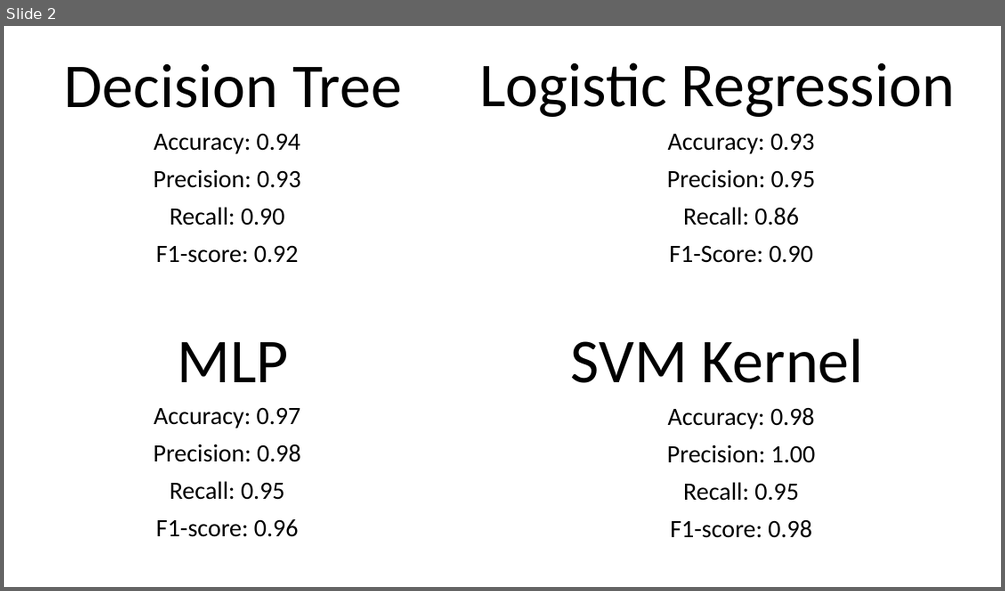
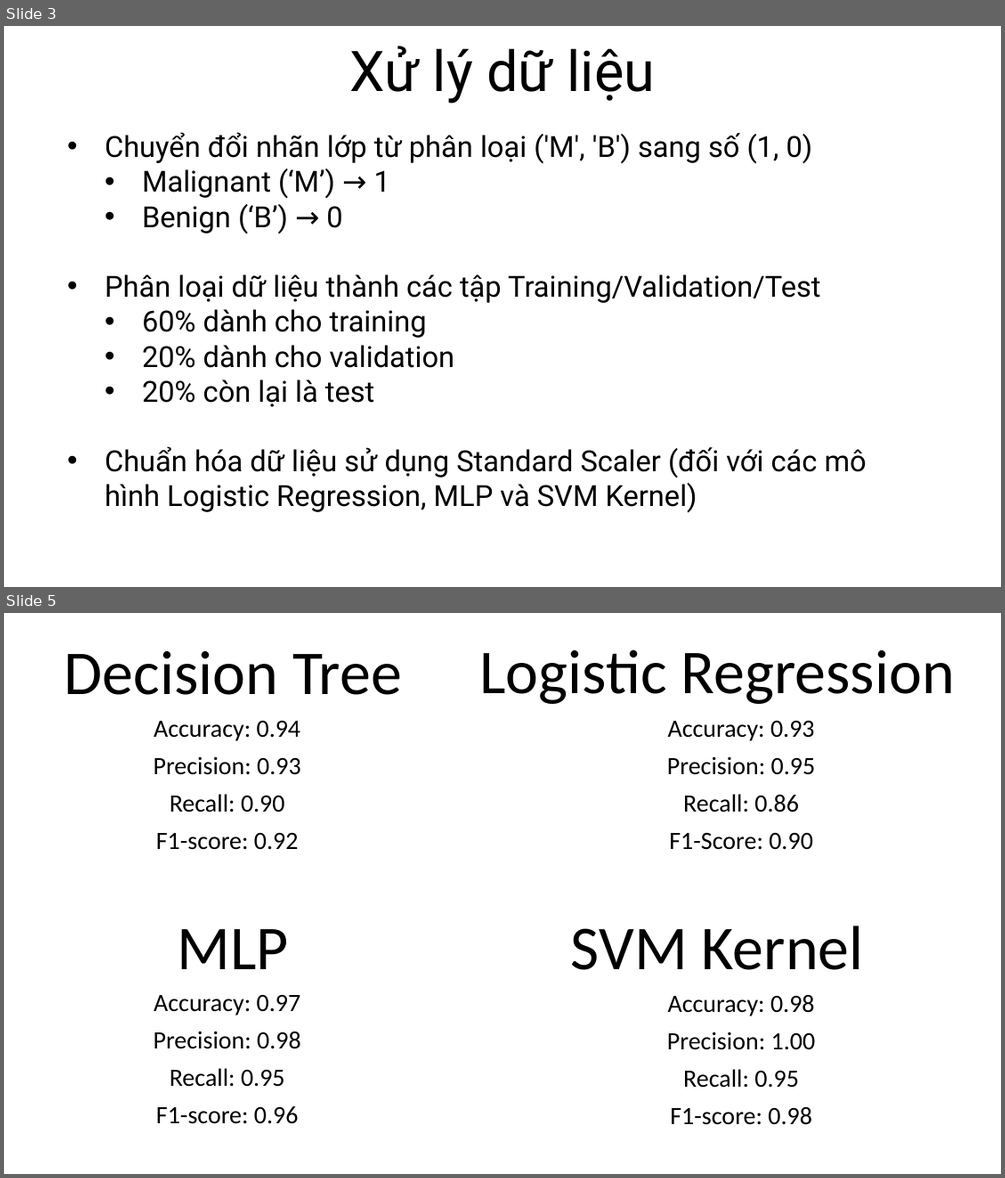
Before and after one commit to DrigerKhanh/MCS-Medical-Learning-Machine, a slide deck: report/KhanhCQ_BreastCancer.pptx. Shown one above the other, each under a label of ours: slide 2 before the commit, slides 3 and 5 after it; the slides between them are not shown. The pictures are 1005x591 and 1005x1178 pixels, drawn with LibreOffice and Linux fonts; fonts in the diff are those of the drawing. Boxes give left, top, right and bottom in pixels: in the first picture for what was removed or moved away, otherwise in the second. Text is boxed around its words. In the diff, an @@ line names an element or a change of style, - is before the commit and + after.

```diff
--- a/report/KhanhCQ_BreastCancer.pptx
+++ b/report/KhanhCQ_BreastCancer.pptx
@@ slide 3 added at (x1=4, y1=26, x2=1001, y2=587), background #FFFFFF @@
@@ title added at (x1=349, y1=46, x2=655, y2=103), 54 pt, text #000000 @@
+Xử lý dữ liệu
@@ text added at (x1=105, y1=132, x2=866, y2=513), 28 pt, text #000000 @@
+• Chuyển đổi nhãn lớp từ phân loại ('M', 'B') sang số (1, 0)
+  • Malignant (‘M’) → 1
+  • Benign (‘B’) → 0
+• Phân loại dữ liệu thành các tập Training/Validation/Test
+  • 60% dành cho training
+  • 20% dành cho validation
+  • 20% còn lại là test
+• Chuẩn hóa dữ liệu sử dụng Standard Scaler (đối với các mô hình Logistic Regression, MLP và SVM Kernel)
@@ what was slide 2 is now slide 5 @@
```
Also in this commit, not shown: 1 slide changed, 2 other slides added, 1 other file.
